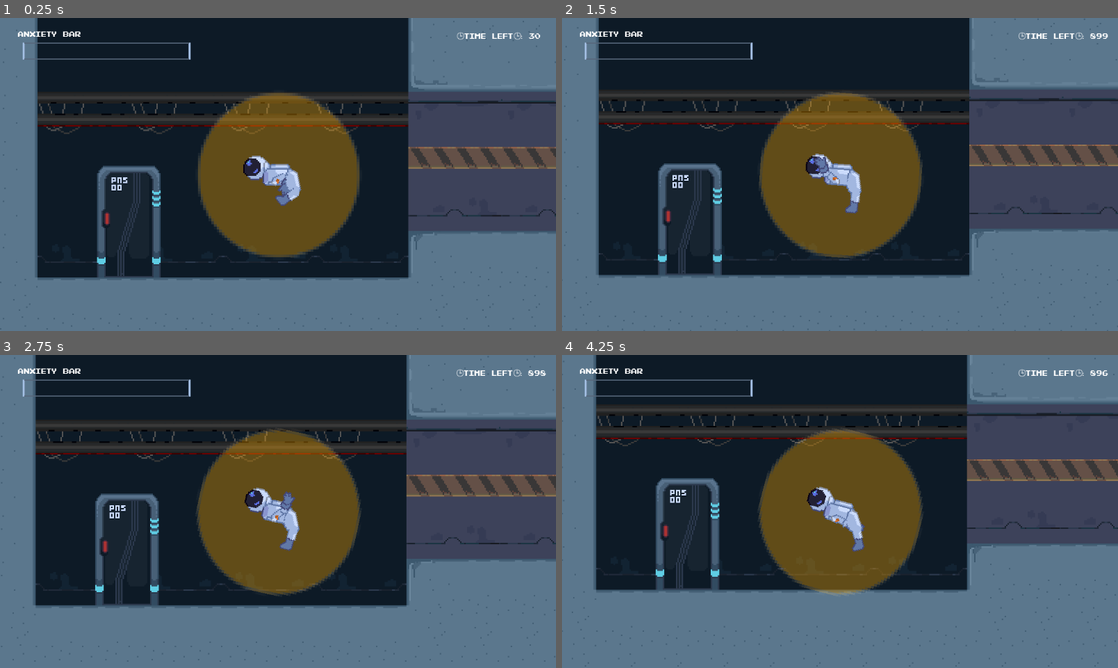
Above: before the commit, frames 1-4 (two rows, left to right).
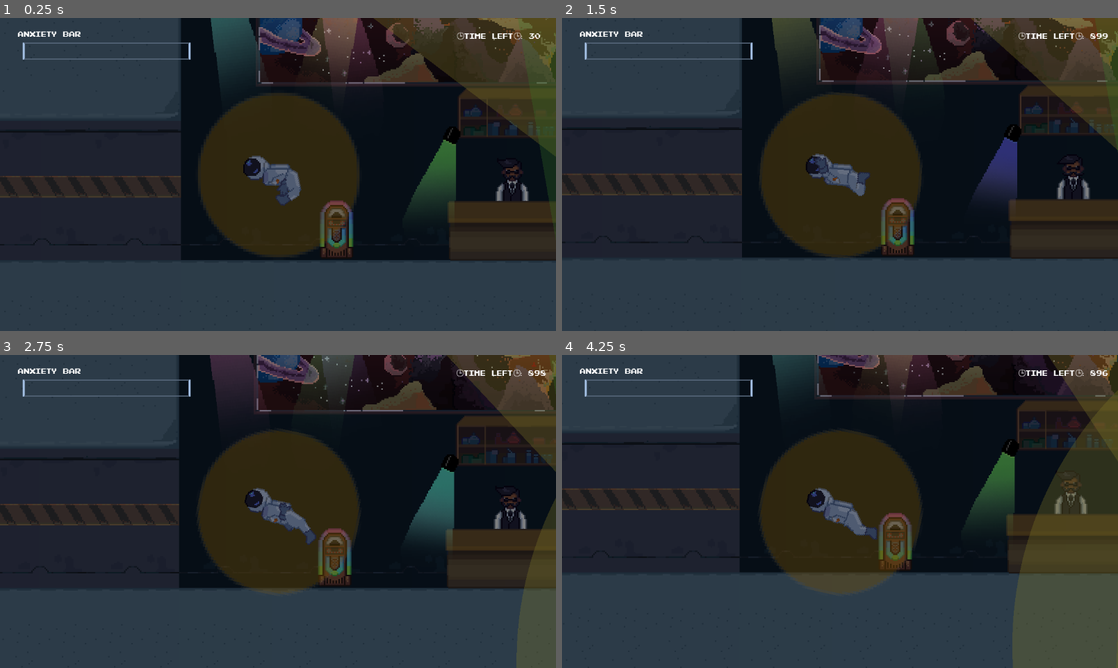
Above: after the commit, the same moments.

Repository: PiotrusWatson/last_party
Game: Godot game, scene res://worlds/piotrus_scene.tscn
Two runs of this game, one before a commit and one after it. Both use one fixed random seed, a clock stepped at 60 frames per second and the inputs below.
Inputs (mouse positions are in pixels of both pictures, inside the frame that each line leads up to):
- Up to frame 1 (0.25 s): no input
- Up to frame 2 (1.5 s): move the mouse to (962, 158) at 0.52 s; press the mouse at (962, 158) at 0.53 s; move the mouse to (728, 190) at 1.27 s; release the mouse at (728, 190) at 1.28 s; tap E (Interact) at 1.35 s
- Up to frame 3 (2.75 s): move the mouse to (333, 442) at 2.02 s; press the mouse at (333, 442) at 2.03 s
- Up to frame 4 (4.25 s): move the mouse to (812, 574) at 2.77 s; release the mouse at (812, 574) at 2.78 s; tap E (Interact) at 2.85 s; move the mouse to (1006, 558) at 3.52 s; press the mouse at (1006, 558) at 3.53 s

The runs differ from the first frame. In frame 1, 77% of the frame differs, in the area x 0-100%, y 0-100%; in frame 2, 77%; in frame 3, 76%; in frame 4, 77%.

Commit message:
fixed bartender

Diff:
--- a/prefabs/props/bar.tscn
+++ b/prefabs/props/bar.tscn
@@ -22,68 +22,68 @@
 "speed": 5.0
 }]
 
-[sub_resource type="AtlasTexture" id="AtlasTexture_d8wed"]
+[sub_resource type="AtlasTexture" id="AtlasTexture_yswuq"]
 atlas = ExtResource("4_h0ls8")
-region = Rect2(0, 0, 56, 54)
+region = Rect2(0, 0, 80, 58)
 
-[sub_resource type="AtlasTexture" id="AtlasTexture_yxvjv"]
+[sub_resource type="AtlasTexture" id="AtlasTexture_y44p7"]
 atlas = ExtResource("4_h0ls8")
-region = Rect2(56, 0, 56, 54)
+region = Rect2(80, 0, 80, 58)
 
-[sub_resource type="AtlasTexture" id="AtlasTexture_abfja"]
+[sub_resource type="AtlasTexture" id="AtlasTexture_hh7u6"]
 atlas = ExtResource("4_h0ls8")
-region = Rect2(112, 0, 56, 54)
+region = Rect2(160, 0, 80, 58)
 
-[sub_resource type="AtlasTexture" id="AtlasTexture_ldfh0"]
+[sub_resource type="AtlasTexture" id="AtlasTexture_jrn3k"]
 atlas = ExtResource("4_h0ls8")
-region = Rect2(168, 0, 56, 54)
+region = Rect2(240, 0, 80, 58)
 
-[sub_resource type="AtlasTexture" id="AtlasTexture_nlnpx"]
+[sub_resource type="AtlasTexture" id="AtlasTexture_bvgl6"]
 atlas = ExtResource("5_1tund")
-region = Rect2(0, 0, 120, 96)
+region = Rect2(0, 0, 80, 58)
 
-[sub_resource type="AtlasTexture" id="AtlasTexture_2ok64"]
+[sub_resource type="AtlasTexture" id="AtlasTexture_ic0yr"]
 atlas = ExtResource("5_1tund")
-region = Rect2(120, 0, 120, 96)
+region = Rect2(80, 0, 80, 58)
 
-[sub_resource type="AtlasTexture" id="AtlasTexture_0urov"]
+[sub_resource type="AtlasTexture" id="AtlasTexture_3tlne"]
 atlas = ExtResource("5_1tund")
-region = Rect2(240, 0, 120, 96)
+region = Rect2(160, 0, 80, 58)
 
-[sub_resource type="AtlasTexture" id="AtlasTexture_b07ah"]
+[sub_resource type="AtlasTexture" id="AtlasTexture_7esmu"]
 atlas = ExtResource("5_1tund")
-region = Rect2(360, 0, 120, 96)
+region = Rect2(240, 0, 80, 58)
 
-[sub_resource type="AtlasTexture" id="AtlasTexture_nroyb"]
+[sub_resource type="AtlasTexture" id="AtlasTexture_ivahe"]
 atlas = ExtResource("6_b66nt")
-region = Rect2(0, 0, 120, 96)
+region = Rect2(0, 0, 80, 58)
 
-[sub_resource type="AtlasTexture" id="AtlasTexture_k7go5"]
+[sub_resource type="AtlasTexture" id="AtlasTexture_jif2n"]
 atlas = ExtResource("6_b66nt")
-region = Rect2(120, 0, 120, 96)
+region = Rect2(80, 0, 80, 58)
 
-[sub_resource type="AtlasTexture" id="AtlasTexture_c700x"]
+[sub_resource type="AtlasTexture" id="AtlasTexture_h7w8n"]
 atlas = ExtResource("6_b66nt")
-region = Rect2(240, 0, 120, 96)
+region = Rect2(160, 0, 80, 58)
 
-[sub_resource type="AtlasTexture" id="AtlasTexture_deofc"]
+[sub_resource type="AtlasTexture" id="AtlasTexture_812nc"]
 atlas = ExtResource("6_b66nt")
-region = Rect2(360, 0, 120, 96)
+region = Rect2(240, 0, 80, 58)
 
 [sub_resource type="SpriteFrames" id="SpriteFrames_fsoi8"]
 animations = [{
 "frames": [{
 "duration": 1.0,
-"texture": SubResource("AtlasTexture_d8wed")
+"texture": SubResource("AtlasTexture_yswuq")
 }, {
 "duration": 1.0,
-"texture": SubResource("AtlasTexture_yxvjv")
+"texture": SubResource("AtlasTexture_y44p7")
 }, {
 "duration": 1.0,
-"texture": SubResource("AtlasTexture_abfja")
+"texture": SubResource("AtlasTexture_hh7u6")
 }, {
 "duration": 1.0,
-"texture": SubResource("AtlasTexture_ldfh0")
+"texture": SubResource("AtlasTexture_jrn3k")
 }],
 "loop": true,
 "name": &"default",
@@ -91,16 +91,16 @@
 }, {
 "frames": [{
 "duration": 1.0,
-"texture": SubResource("AtlasTexture_nlnpx")
+"texture": SubResource("AtlasTexture_bvgl6")
 }, {
 "duration": 1.0,
-"texture": SubResource("AtlasTexture_2ok64")
+"texture": SubResource("AtlasTexture_ic0yr")
 }, {
 "duration": 1.0,
-"texture": SubResource("AtlasTexture_0urov")
+"texture": SubResource("AtlasTexture_3tlne")
 }, {
 "duration": 1.0,
-"texture": SubResource("AtlasTexture_b07ah")
+"texture": SubResource("AtlasTexture_7esmu")
 }],
 "loop": false,
 "name": &"give_beer",
@@ -108,16 +108,16 @@
 }, {
 "frames": [{
 "duration": 1.0,
-"texture": SubResource("AtlasTexture_nroyb")
+"texture": SubResource("AtlasTexture_ivahe")
 }, {
 "duration": 1.0,
-"texture": SubResource("AtlasTexture_k7go5")
+"texture": SubResource("AtlasTexture_jif2n")
 }, {
 "duration": 1.0,
-"texture": SubResource("AtlasTexture_c700x")
+"texture": SubResource("AtlasTexture_h7w8n")
 }, {
 "duration": 1.0,
-"texture": SubResource("AtlasTexture_deofc")
+"texture": SubResource("AtlasTexture_812nc")
 }],
 "loop": false,
 "name": &"put_hand_away",
@@ -139,7 +139,7 @@
 }]
 
 [sub_resource type="RectangleShape2D" id="RectangleShape2D_x3whc"]
-size = Vector2(86, 40)
+size = Vector2(87, 40)
 
 [node name="Bar" type="Node2D"]
 script = ExtResource("1_x8p1t")
@@ -156,6 +156,7 @@
 [node name="BarShelf" type="AnimatedSprite2D" parent="."]
 z_index = -1
 texture_filter = 1
+position = Vector2(0, -46)
 sprite_frames = SubResource("SpriteFrames_ldsge")
 
 [node name="Bartender" type="Node2D" parent="."]
@@ -163,14 +164,16 @@
 [node name="AnimatedSprite2D" type="AnimatedSprite2D" parent="Bartender"]
 z_index = -1
 texture_filter = 1
+position = Vector2(-1, 1)
 sprite_frames = SubResource("SpriteFrames_fsoi8")
-animation = &"give_beer"
+animation = &"put_hand_away"
 autoplay = "default"
+offset = Vector2(1.435, -10.345)
 
 [node name="BeerRadius" type="Area2D" parent="Bartender/AnimatedSprite2D"]
 
 [node name="CollisionShape2D" type="CollisionShape2D" parent="Bartender/AnimatedSprite2D/BeerRadius"]
-position = Vector2(-18, -9)
+position = Vector2(-19, -1)
 shape = SubResource("CircleShape2D_dhp0o")
 
 [node name="BarDesk" type="AnimatedSprite2D" parent="."]
@@ -183,7 +186,7 @@
 position = Vector2(75, 2)
 
 [node name="CollisionShape2D" type="CollisionShape2D" parent="BarDesk/StaticBody2D"]
-position = Vector2(-75, -6)
+position = Vector2(-75.5, -2)
 shape = SubResource("RectangleShape2D_x3whc")
 
 [connection signal="body_entered" from="InteractableZone" to="." method="_on_interactable_zone_body_entered"]
--- a/worlds/piotrus_scene.tscn
+++ b/worlds/piotrus_scene.tscn
@@ -169,7 +169,7 @@
 script = ExtResource("1_d6a5b")
 
 [node name="Player" parent="." instance=ExtResource("1_xf4hq")]
-position = Vector2(198, -39)
+position = Vector2(547, -59)
 
 [node name="MainCamera" parent="." node_paths=PackedStringArray("thing_to_follow") instance=ExtResource("3_st8m8")]
 thing_to_follow = NodePath("../Player")
@@ -286,7 +286,6 @@
 sprite_frames = SubResource("SpriteFrames_10416")
 
 [node name="DarkEffect" type="Sprite2D" parent="."]
-visible = false
 modulate = Color(0.00392157, 0.027451, 0.0588235, 0.513726)
 z_index = 5
 texture_filter = 1
@@ -490,7 +489,7 @@
 [node name="Point4" parent="PointsOfInterest" instance=ExtResource("22_1mibo")]
 position = Vector2(781, -98)
 
-[node name="AudioStreamPlayer2D" type="AudioStreamPlayer2D" parent="."]
+[node name="Ambience1" type="AudioStreamPlayer2D" parent="."]
 position = Vector2(165, -50)
 stream = ExtResource("23_acidh")
 autoplay = true
@@ -506,7 +505,7 @@
 position = Vector2(663, -28)
 
 [node name="Bar" parent="Interactables" instance=ExtResource("19_kdmmt")]
-position = Vector2(671, -56)
+position = Vector2(708, -56)
 
 [connection signal="timeout" from="God/GameTimer" to="God" method="_on_game_timer_timeout"]
 [connection signal="timeout" from="God/GameTick" to="God" method="_on_game_tick_timeout"]
Binary file changed: sprites/Bartender/bartender_GivesBeer.png
Binary file changed: sprites/Bartender/bartender_PutsHandAway.png
Binary file changed: sprites/Bartender/bartender_idle.png
Not shown: 2 places in worlds/piotrus_scene.tscn that only renumber resources
